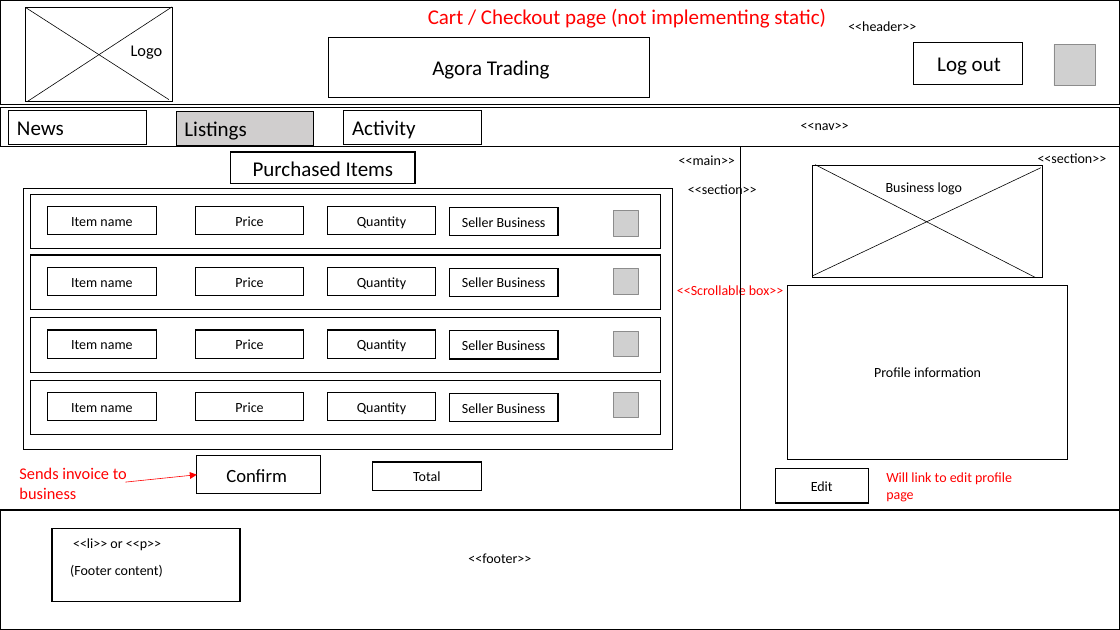
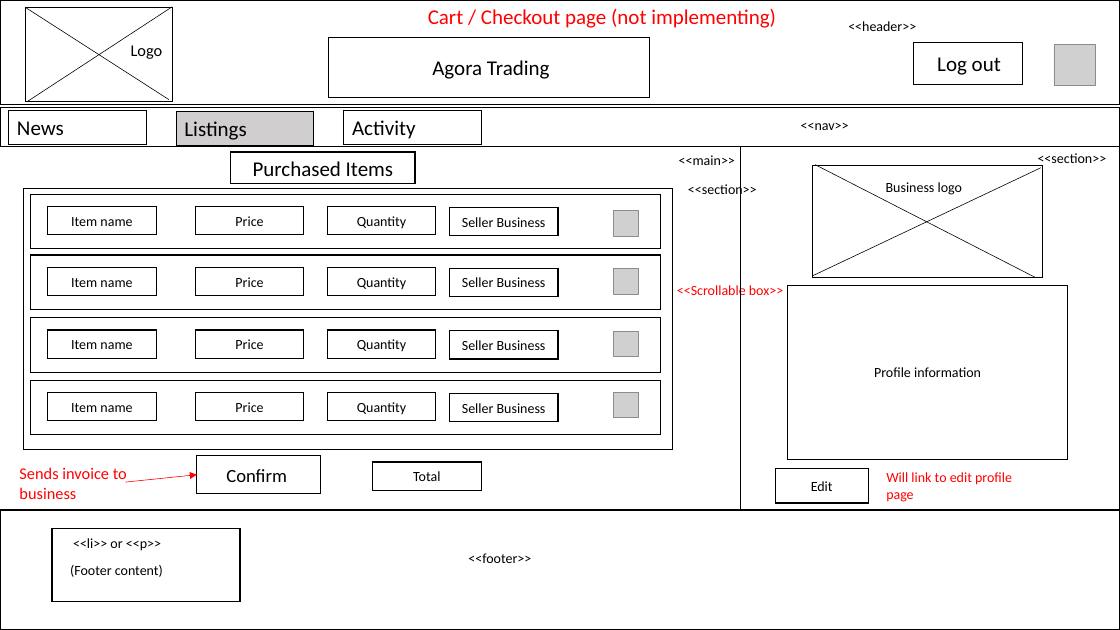
Before and after one commit to jameshutchy/Best-Practice-PHP, a slide deck: slide 12 of BCDE224 - Assessment 2 - James Hutchinson/BCDE244-Assesment 2 - James Hutchinson.pptx. Drawn at 1120x630 pixels with LibreOffice and Linux fonts; fonts in the diff are those of the drawing; grey boxes stand for pictures. Boxes give left, top, right and bottom in pixels: in the first picture for what was removed or moved away, otherwise in the second. Text is boxed around its words. In the diff, an @@ line names an element or a change of style, - is before the commit and + after.

```diff
--- a/BCDE224 - Assessment 2 - James Hutchinson/BCDE244-Assesment 2 - James Hutchinson.pptx
+++ b/BCDE224 - Assessment 2 - James Hutchinson/BCDE244-Assesment 2 - James Hutchinson.pptx
@@ text at (428,9,776,28): text changed @@
-Cart / Checkout page (not implementing static)
+Cart / Checkout page (not implementing)
```
Also in this commit, not shown: 8 other slides changed, 21 slides added, 1 slide removed, 10 other files.
